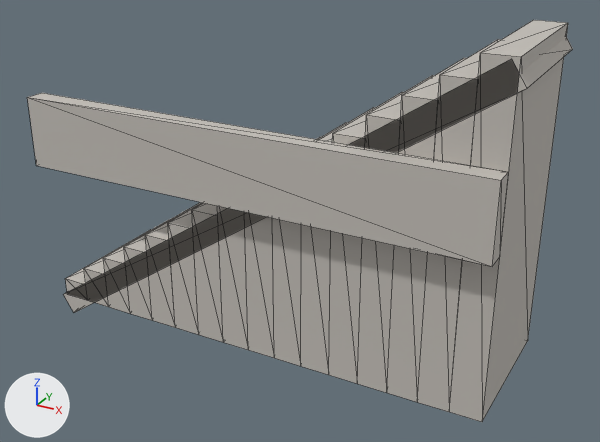
Two versions of the glTF model assets/models/castle/gate_stairs_r.glb, one commit apart.
Camera for both pictures: a 50 mm camera at (7.85, -8.42, 5.65) aimed at (3.29, -0.14, 1.51). Lighting does not change. The marker at lower left points along +X, +Y and +Z. The first picture is the older version. Mesh edges are drawn as thin lines. Vertices at exactly the same position are counted once.

Objects in the first picture: 'Ramp', 'Steps.006', 'Steps.007', 'Steps.008', 'Steps.009', 'Steps.010', 'Steps.011', 'Steps.012', 'Steps.013', 'Steps.014', 'Steps.015', 'StepsWall' and 6 more.
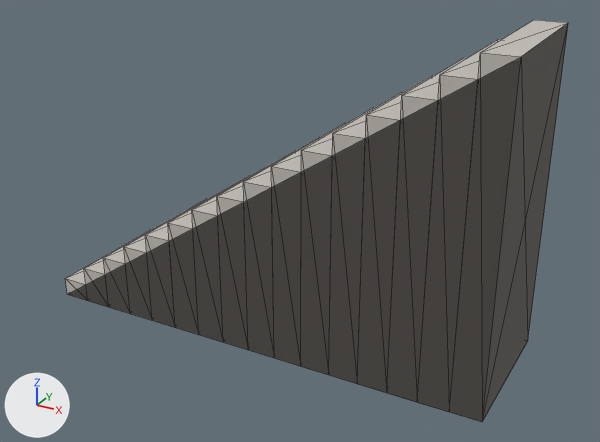
Boxes (x1, y1, x2, y2) around the edits, measured in the pictures (600 x 442 px):
'StepsWall', deleted: before (27, 93, 509, 267)
'Ramp', reshaped: before (63, 37, 573, 312); after (105, 80, 478, 411)

Diff of the bpy script that builds the scene:
```diff
--- a/assets/models/castle/gate_stairs_r.glb.py
+++ b/assets/models/castle/gate_stairs_r.glb.py
@@ me_cube_017 @@
 # used by ob_ramp; location = (0.0, 0.0, 0.0)
-me_cube_017.from_pydata(...)  # 8 vertices, 12 faces; spans x -0.08..6.08, y -0.95..0.95, z -0.27..3.97
+me_cube_017.from_pydata(...)  # 6 vertices, 8 faces; spans x 0.0..6.0, y -0.95..0.95, z 0.0..4.0
+# me_cube_017 part 1: the whole mesh is rebuilt
 me_cube_017.materials.append(mat_stone)
@@ ob_stepswall @@
-ob_stepswall = bpy.data.objects.new('StepsWall', me_cube_016)
-ob_stepswall.location = (0.0, 0.0, 0.0)
```
